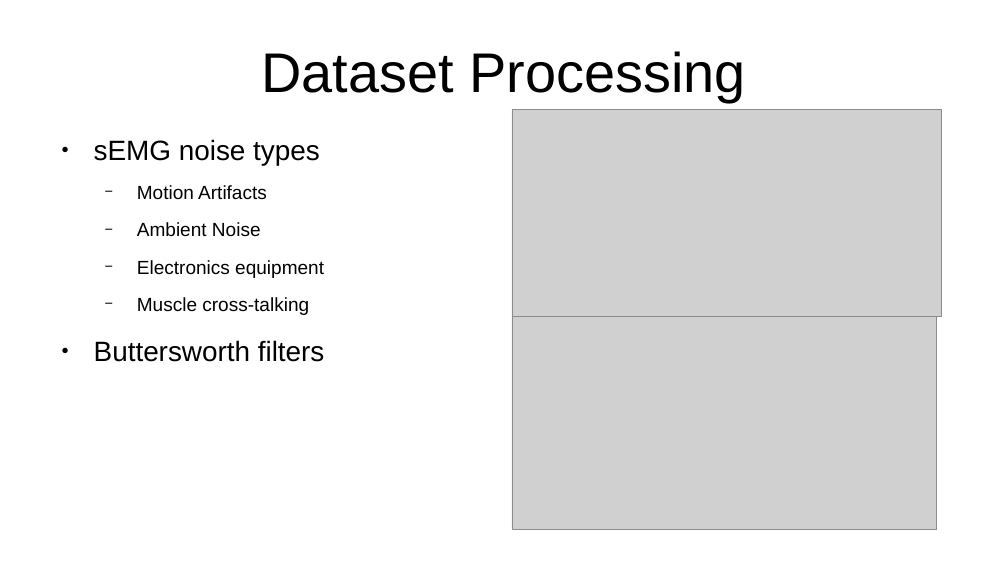
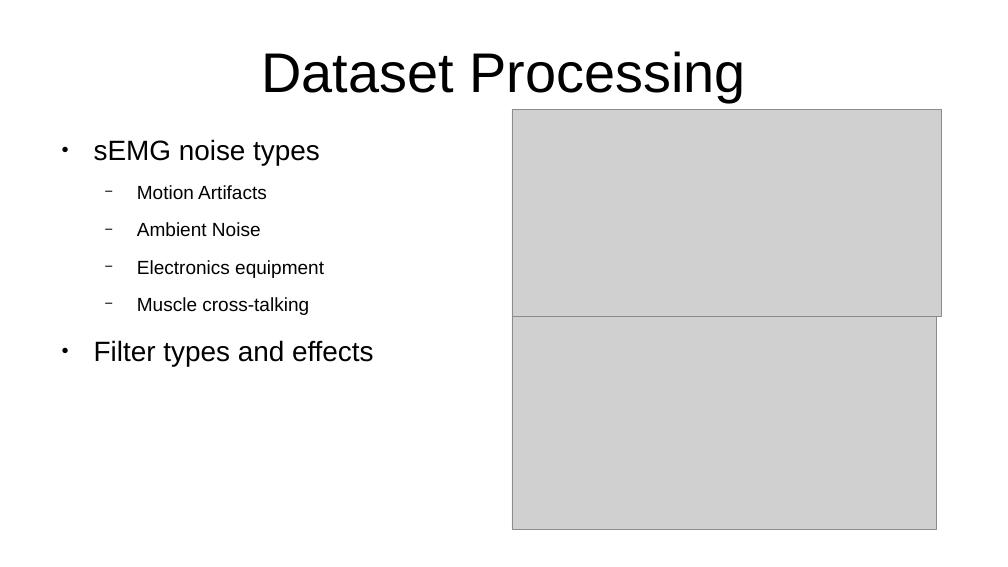
Before and after one commit to thom9258/masters-thesis, a slide deck: slide 12 of presentation/Presentation.odp (slide 11 before the commit). Drawn at 1008x567 pixels with LibreOffice and Linux fonts; fonts in the diff are those of the drawing; grey boxes stand for pictures. Boxes give left, top, right and bottom in pixels: in the first picture for what was removed or moved away, otherwise in the second. Text is boxed around its words. In the diff, an @@ line names an element or a change of style, - is before the commit and + after.

```diff
--- a/presentation/Presentation.odp
+++ b/presentation/Presentation.odp
@@ text at bbox=[94, 340, 374, 366]: text changed @@
-● Buttersworth filters
+● Filter types and effects
```
Also in this commit, not shown: 10 other slides changed, 4 slides added, 2 slides removed.
